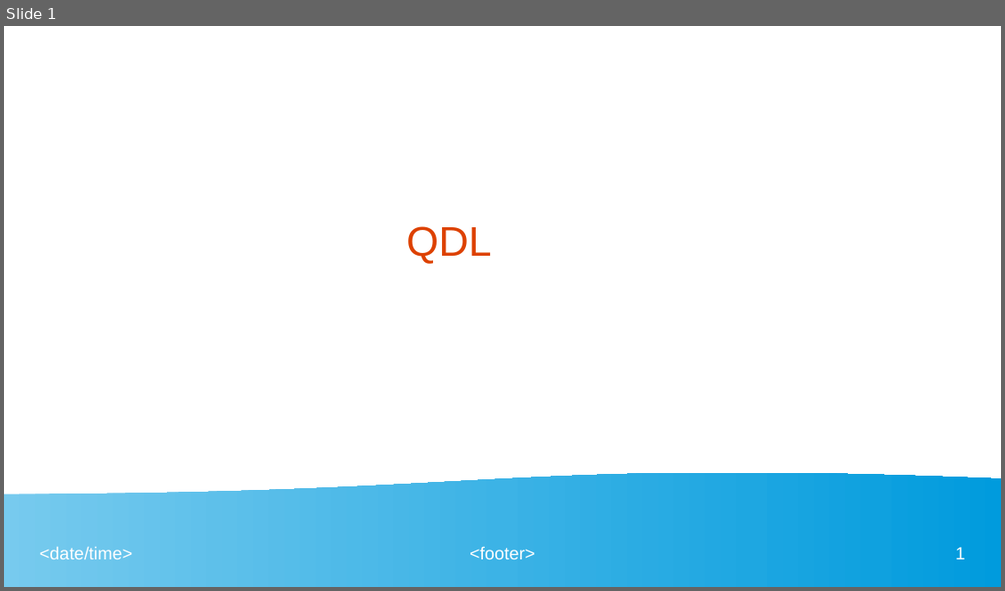
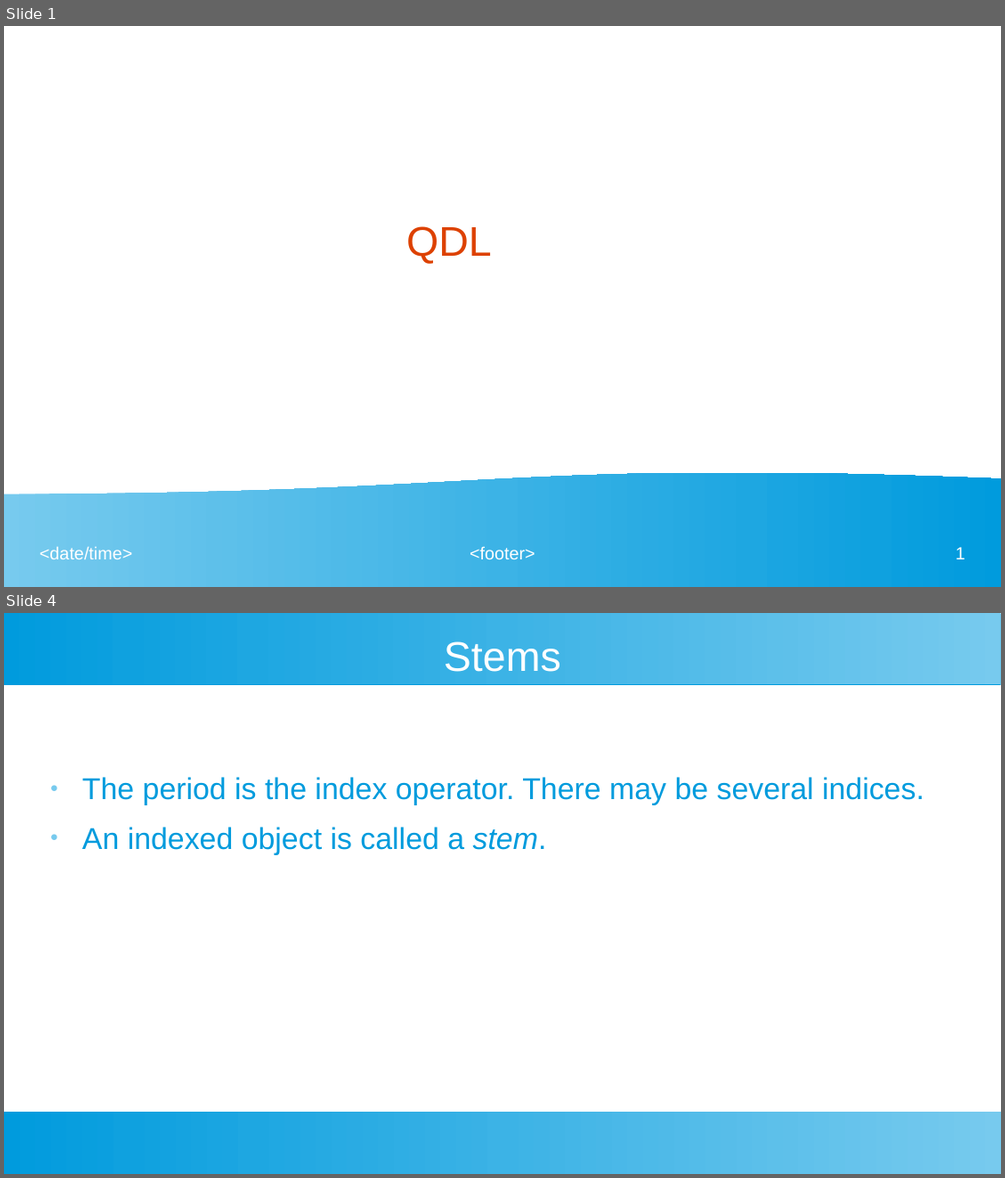
Before and after one commit to ncsa/qdl, a slide deck: language/src/main/docs/qdl-presentation.odp. Shown one above the other, each under a label of ours: slide 1 before the commit, slides 1 and 4 after it; the slides between them are not shown. The pictures are 1005x591 and 1005x1178 pixels, drawn with LibreOffice and Linux fonts; fonts in the diff are those of the drawing. Boxes give left, top, right and bottom in pixels: in the first picture for what was removed or moved away, otherwise in the second. Text is boxed around its words. In the diff, an @@ line names an element or a change of style, - is before the commit and + after.

```diff
--- a/language/src/main/docs/qdl-presentation.odp
+++ b/language/src/main/docs/qdl-presentation.odp
@@ slide 4 added at (4, 613, 1001, 1174), background #FFFFFF @@
@@ rectangle added at (4, 613, 1001, 684), fill gradient #77CAEE to #75C9EE to #73C9ED to #71C8ED to #6FC7ED to #6EC6ED @@
@@ title added at (444, 641, 561, 672), 33 pt, text #FFFFFF @@
+Stems
@@ text added at (82, 777, 924, 854), 24 pt, text #009BDD @@
+● The period is the index operator. There may be several indices.
+● An indexed object is called a stem.
@@ rectangle added at (4, 1111, 1001, 1174), fill gradient #77CAEE to #75C9EE to #73C9ED to #71C8ED to #6FC7ED to #6EC6ED @@
```
Also in this commit, not shown: 2 other slides added, 1 slide removed, 10 other files.
